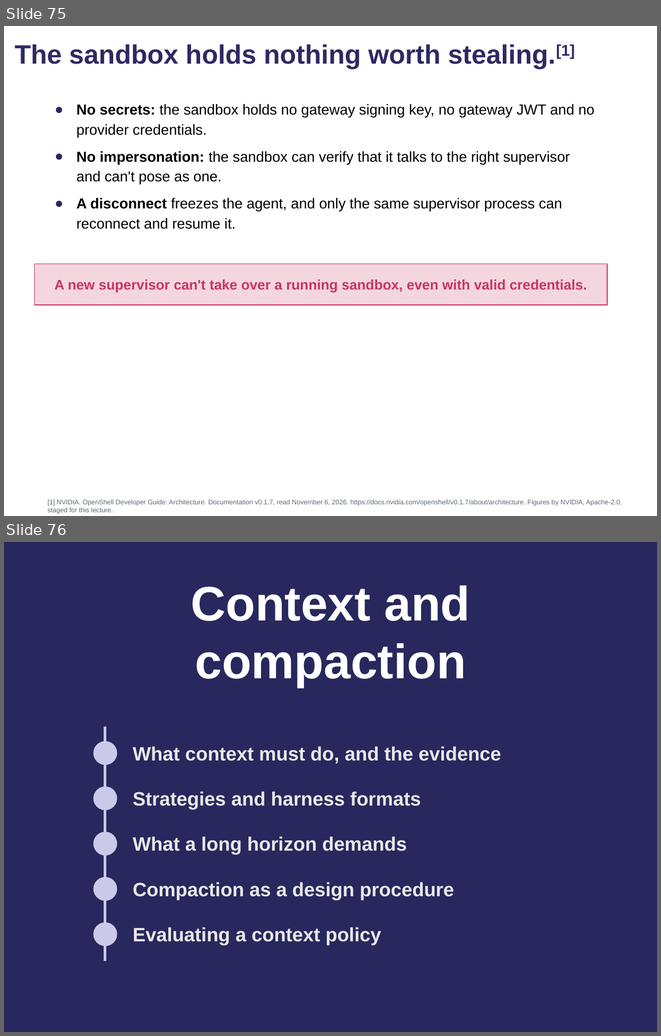
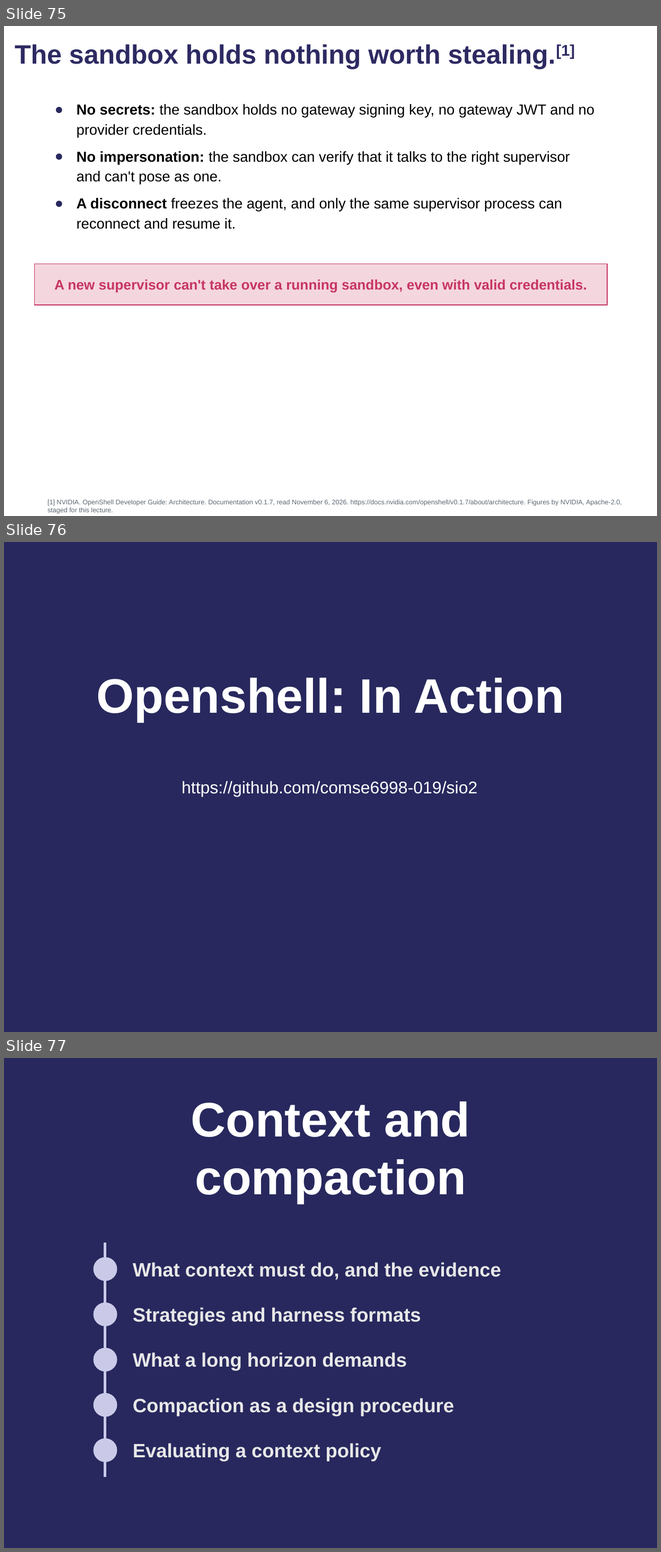
Before and after one commit to comse6998-019/lectures, a slide deck: lecture-7--2026-10-30/lecture7.pptx. Shown one above the other, each under a label of ours: slides 75 and 76 before the commit, slides 75, 76 and 77 after it. The pictures are 661x1036 and 661x1552 pixels, drawn with LibreOffice and Linux fonts; fonts in the diff are those of the drawing; background and template pictures are left out. Boxes give left, top, right and bottom in pixels: in the first picture for what was removed or moved away, otherwise in the second. Text is boxed around its words. In the diff, an @@ line names an element or a change of style, - is before the commit and + after.

```diff
--- a/lecture-7--2026-10-30/lecture7.pptx
+++ b/lecture-7--2026-10-30/lecture7.pptx
@@ slide 76 added at [4, 542, 657, 1032], background #28285E @@
@@ text added at [97, 678, 564, 721], 40 pt, text #FFFFFF, bold @@
+Openshell: In Action
@@ text added at [182, 781, 477, 796], 14 pt, text #FFFFFF @@
+https://github.com/comse6998-019/sio2
@@ what was slide 76 is now slide 77 @@
```
Also in this commit, not shown: 52 slides changed, 25 other files.
